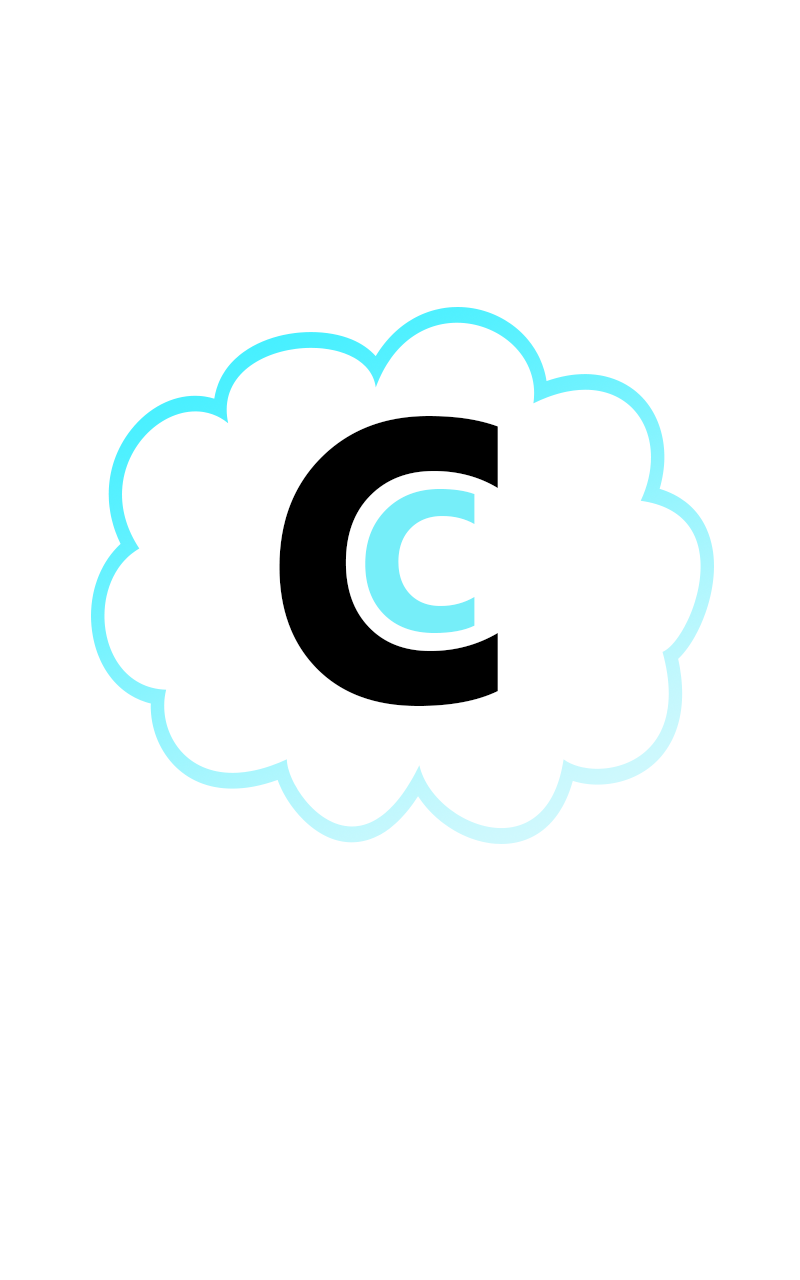
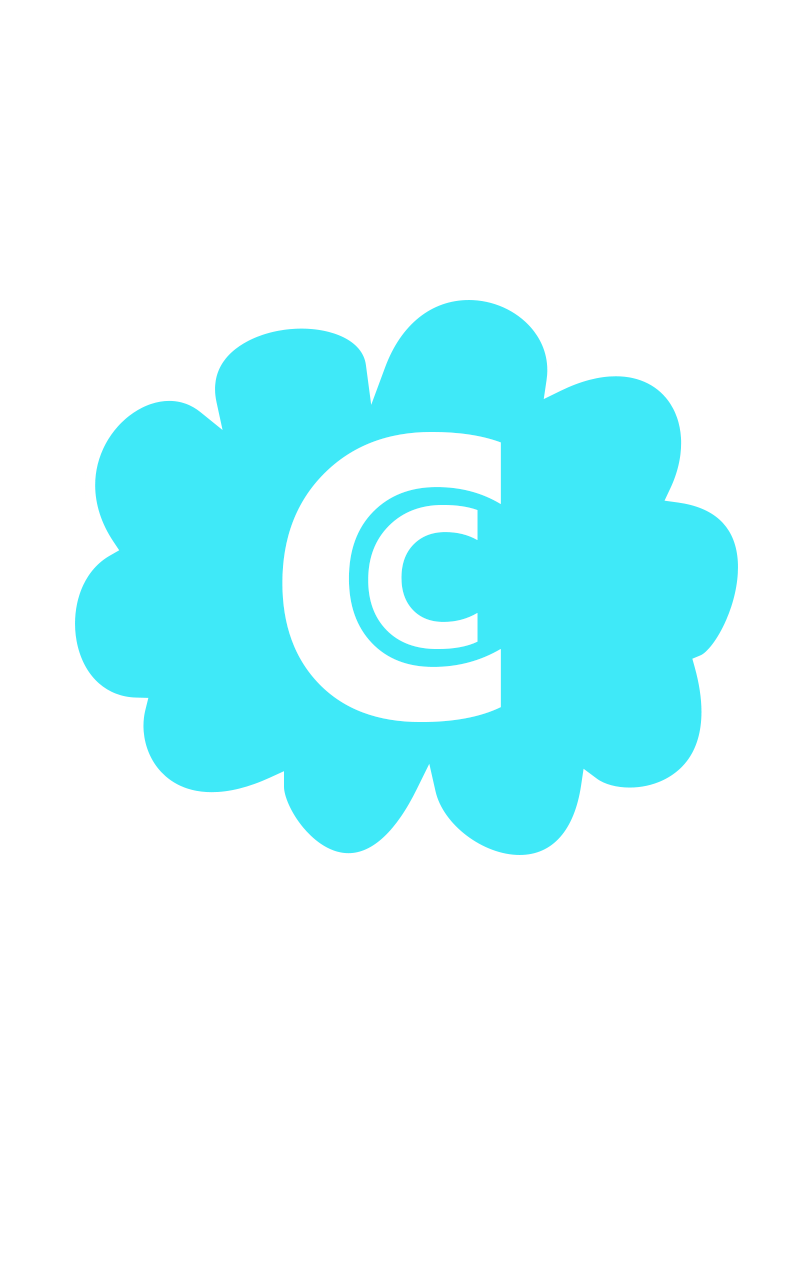
The second 800 × 1280 image is a revision of the first. Changes to its layers:
painted on "C" (1st of 2) over [365, 489, 478, 649]
painted on "C" (2nd of 2) over [279, 416, 501, 722]
painted on "Shape 1" over [75, 300, 738, 855]